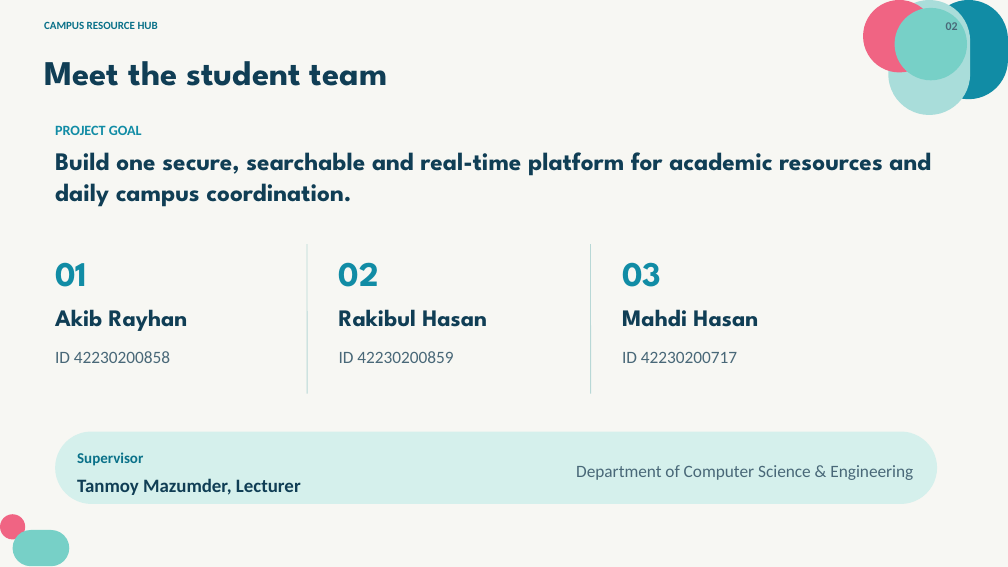
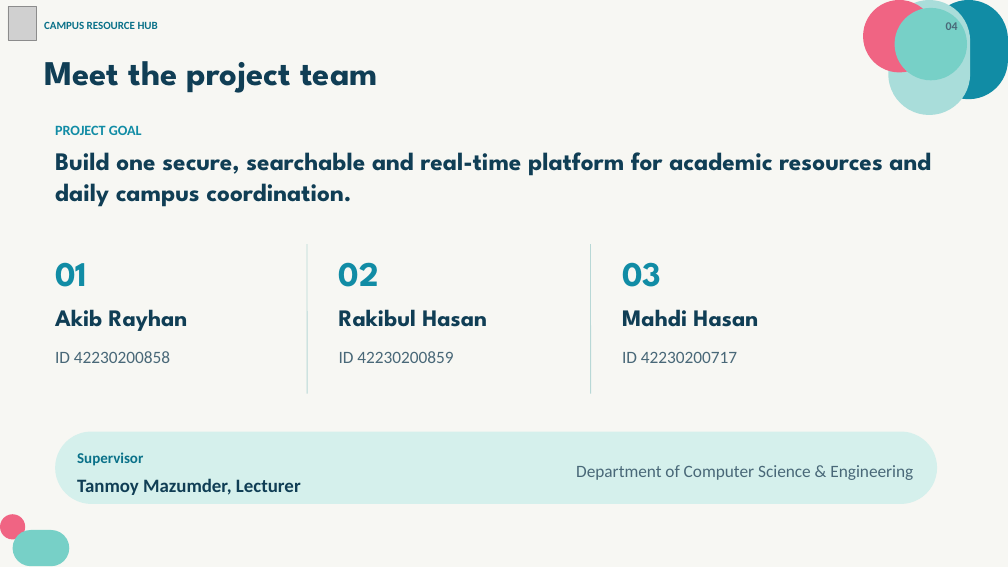
Before and after one commit to KaziAkibRayhan/campus-resource-hub-frontend, a slide deck: slide 4 of project-documentation/Campus_Resource_Hub_Project_Presentation_Final_No_Questions.pptx (slide 2 before the commit). Drawn at 1008x567 pixels with LibreOffice and Linux fonts; fonts in the diff are those of the drawing; grey boxes stand for pictures. Boxes give left, top, right and bottom in pixels: in the first picture for what was removed or moved away, otherwise in the second. Text is boxed around its words. In the diff, an @@ line names an element or a change of style, - is before the commit and + after.

Commit message:
Update project presentation after supervisor review

```diff
--- a/project-documentation/Campus_Resource_Hub_Project_Presentation_Final_No_Questions.pptx
+++ b/project-documentation/Campus_Resource_Hub_Project_Presentation_Final_No_Questions.pptx
@@ picture added at (8,7,36,40) @@
@@ text at (946,22,958,30): text changed @@
-02
+04
@@ text at (44,61,377,93): text changed @@
-Meet the student team
+Meet the project team
```
Also in this commit, not shown: 12 other slides changed, 1 slide added.
